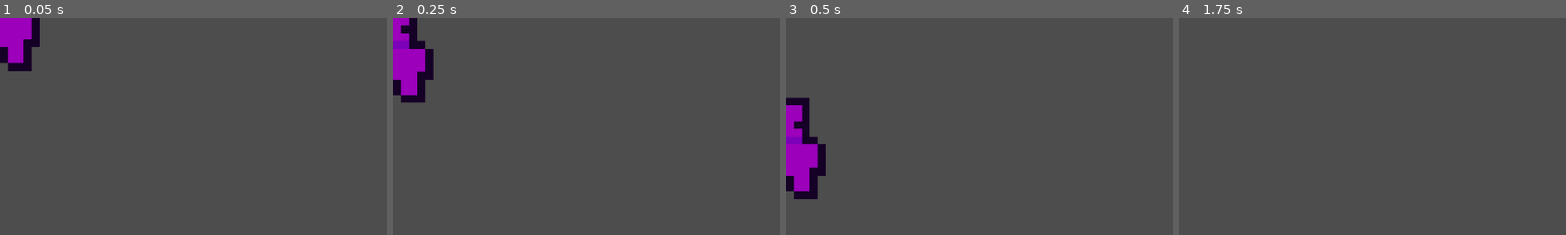
Above: before the commit, frames 1-4 (left to right).
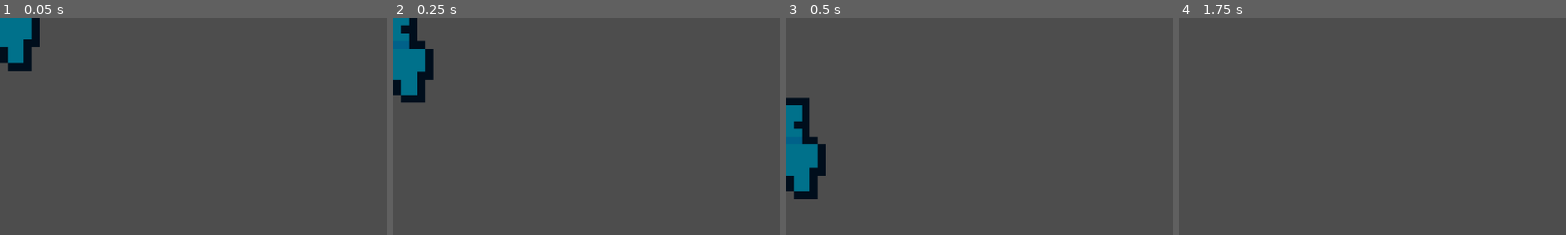
Above: after the commit, the same moments.

Repository: ZevDev54/test-for-gmtk
Game: Godot game, scene res://enemy.tscn
The game is run twice, just before and just after one commit, with the same random seed, the same clock (stepped at 60 frames per second) and the same inputs. This scene is started directly instead of the project's main scene.
Inputs:
- Up to frame 1 (0.05 s): no input
- Up to frame 2 (0.25 s): no input
- Up to frame 3 (0.5 s): no input
- Up to frame 4 (1.75 s): tap Enter (ui_accept) at 0.5, 0.77, 1.25, 1.52 s; hold Right (ui_right) from 0.53 s (still down)
The pictures show only the part of the screen within x 0-50%, y 0-50%; the shares and areas given below are measured in that part.

The runs differ from the first frame. In frame 1, 1.4% of the frame differs, in the area x 0-9%, y 0-21%; in frame 2, 2.0%; in frame 3, 2.1%, in the area x 0-9%, y 40-80%; in frame 4, nothing differs.

Commit message:
enemy vars changed random
a

Diff:
--- a/enemy.tscn
+++ b/enemy.tscn
@@ -3,9 +3,8 @@
 [ext_resource type="Script" uid="uid://bosvi4gp6wl82" path="res://player.gd" id="1_4gyqm"]
 [ext_resource type="Texture2D" uid="uid://xplt7gdwt1u0" path="res://player.png" id="2_qi2p4"]
 
-[sub_resource type="CapsuleShape2D" id="CapsuleShape2D_onrkg"]
-radius = 49.0
-height = 168.0
+[sub_resource type="CircleShape2D" id="CircleShape2D_4gyqm"]
+radius = 89.0898
 
 [sub_resource type="Animation" id="Animation_i3pqv"]
 length = 0.001
@@ -277,7 +276,7 @@
 [node name="Player" type="CharacterBody2D" node_paths=PackedStringArray("animTree", "playerGFX")]
 script = ExtResource("1_4gyqm")
 SPEED = 9000.0
-JUMP_VELOCITY = -800.0
+JUMP_VELOCITY = -825.445
 upGrav = 1500.0
 downGrav = 4500.0
 animTree = NodePath("AnimationTree")
@@ -285,7 +284,7 @@
 
 [node name="CollisionShape2D" type="CollisionShape2D" parent="."]
 position = Vector2(0, -8)
-shape = SubResource("CapsuleShape2D_onrkg")
+shape = SubResource("CircleShape2D_4gyqm")
 
 [node name="CenterScaler" type="Node2D" parent="."]
 
@@ -296,7 +295,7 @@
 position = Vector2(0, -76)
 
 [node name="PlayerSprite" type="Sprite2D" parent="CenterScaler/ScaleFromFeet/FeetPositionRegulator"]
-modulate = Color(0.611765, 0, 0.733333, 1)
+modulate = Color(0, 0.442482, 0.544527, 1)
 texture_filter = 1
 scale = Vector2(11.7003, 11.7003)
 texture = ExtResource("2_qi2p4")
